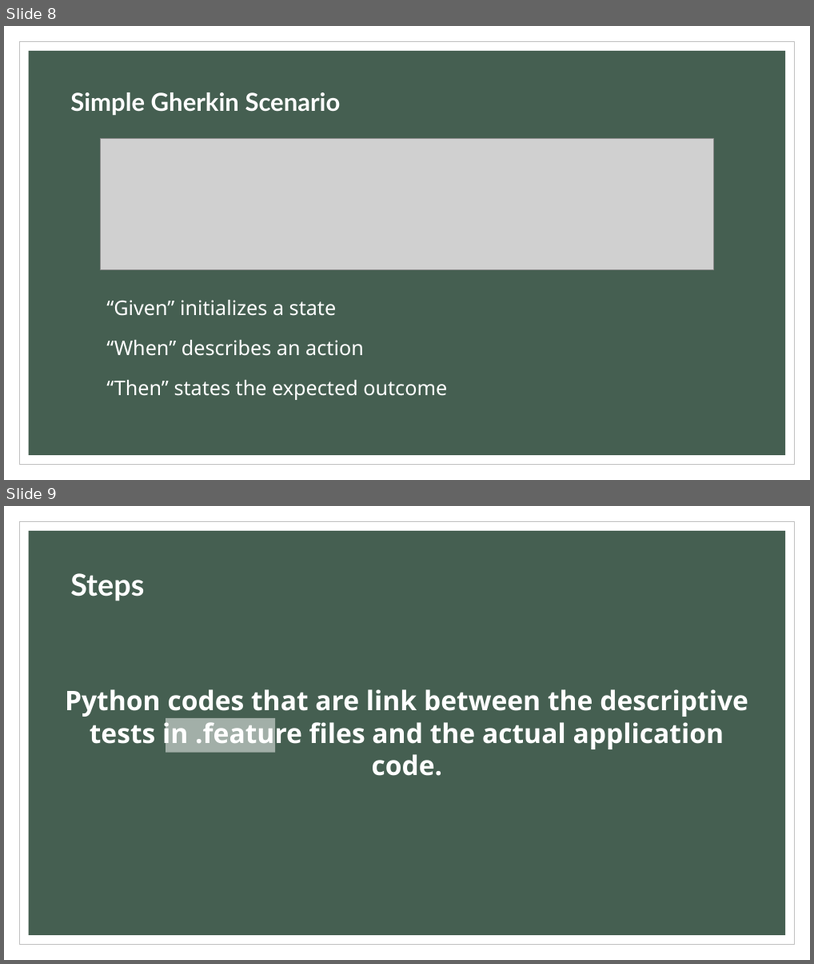
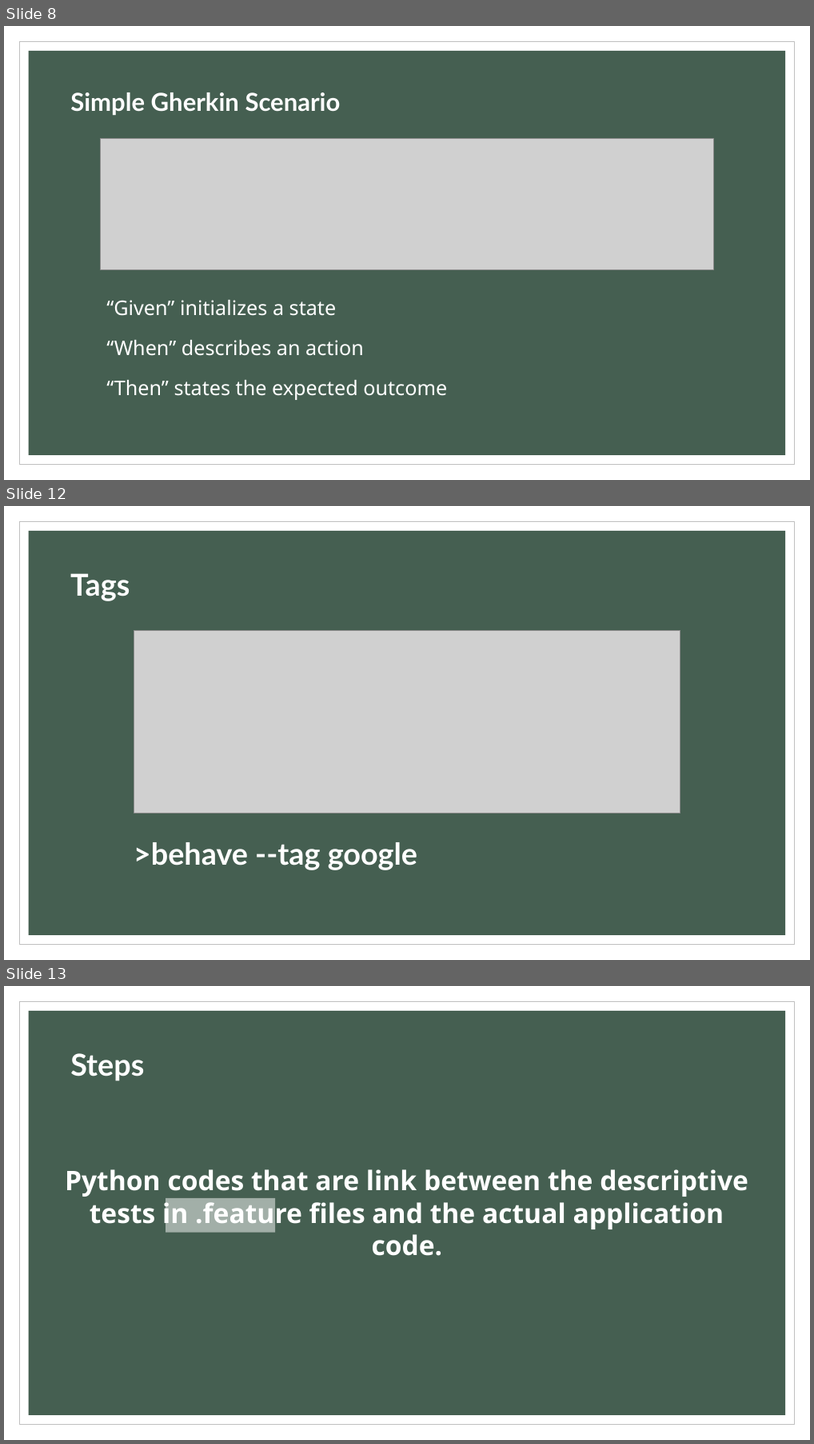
Before and after one commit to SajjadMb/Behave, a slide deck: slide/Behave.pptx. Shown one above the other, each under a label of ours: slides 8 and 9 before the commit, slides 8, 12 and 13 after it; the slides between them are not shown. The pictures are 814x964 and 814x1444 pixels, drawn with LibreOffice and Linux fonts; fonts in the diff are those of the drawing; grey boxes stand for pictures. Boxes give left, top, right and bottom in pixels: in the first picture for what was removed or moved away, otherwise in the second. Text is boxed around its words. In the diff, an @@ line names an element or a change of style, - is before the commit and + after.

```diff
--- a/slide/Behave.pptx
+++ b/slide/Behave.pptx
@@ slide 12 added at [4,506,810,960], background #FFFFFF; not listed: 2 template elements that a slide beside it also shows @@
@@ text added at [70,573,130,601], 36 pt, text #FFFFFF, bold @@
+Tags
@@ picture added at [134,631,681,812] @@
@@ text added at [134,842,418,870], 36 pt, text #FFFFFF, bold @@
+>behave --tag google
@@ what was slide 9 is now slide 13 @@
```
Also in this commit, not shown: 4 other slides added, 2 slides removed, 1 other file.
